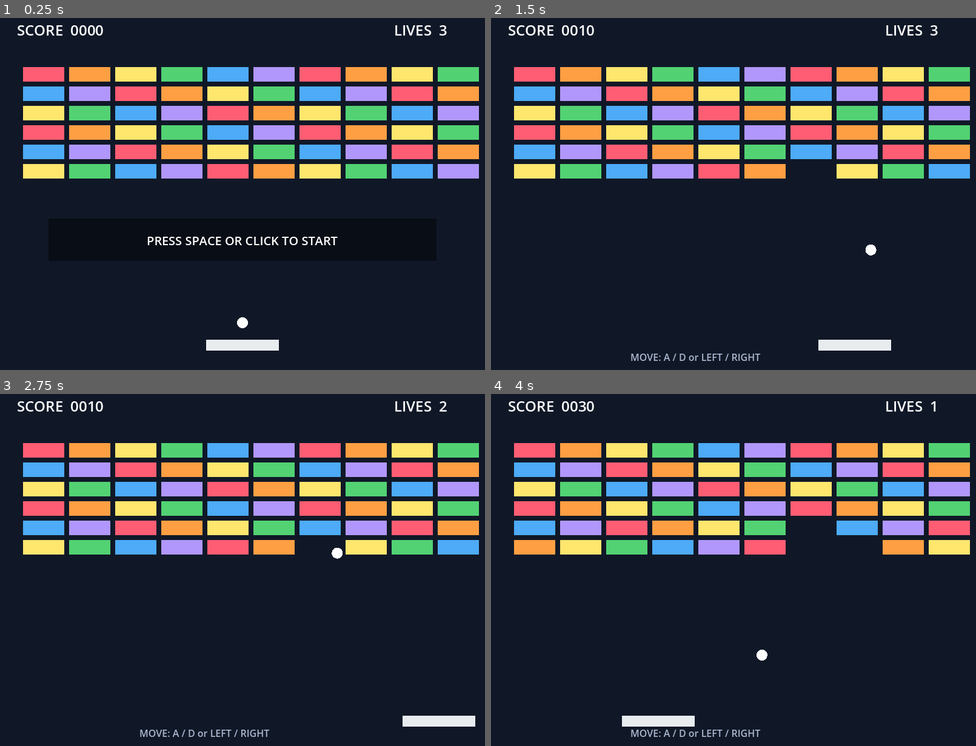
Above: before the commit, frames 1-4 (two rows, left to right).
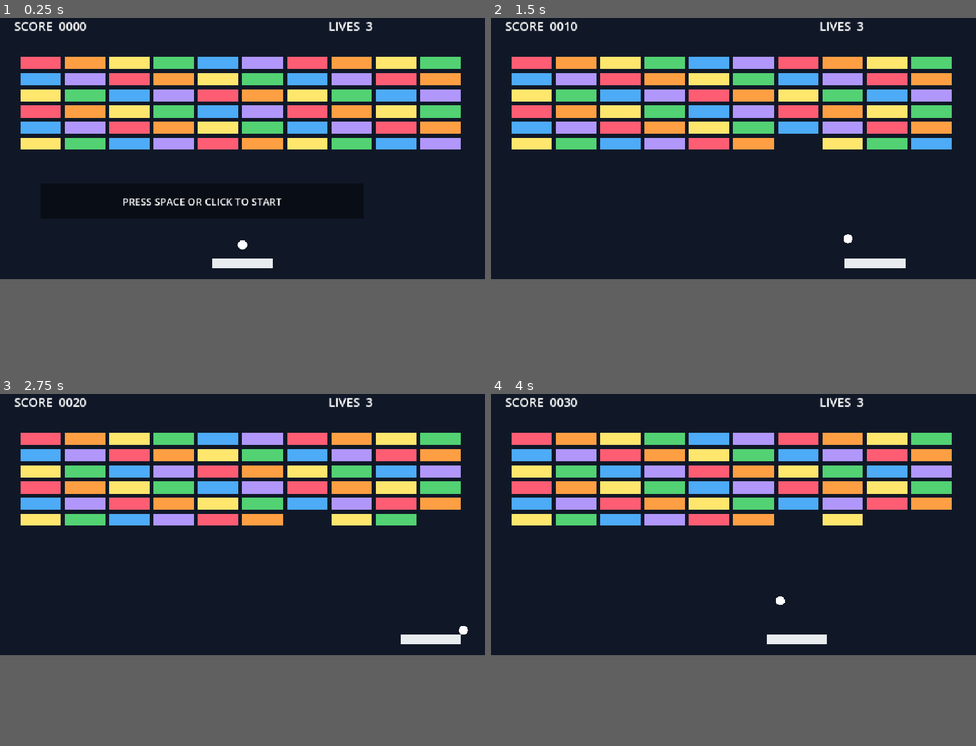
Above: after the commit, the same moments.

Repository: ittokunvim/example-godot
Game: Godot game, scene res://main.tscn
The game is run twice, just before and just after one commit, with the same random seed, the same clock (stepped at 60 frames per second) and the same inputs.
Inputs (mouse positions are in pixels of both pictures, inside the frame that each line leads up to):
- Up to frame 1 (0.25 s): no input
- Up to frame 2 (1.5 s): tap Enter (ui_accept) at 0.5, 0.77 s; move the mouse to (840, 169) at 0.52 s; hold D (move_right) 0.53-1.28 s; click (840, 169) at 0.67 s; move the mouse to (636, 208) at 1.27 s; hold A (move_left) from 1.28 s (still down)
- Up to frame 3 (2.75 s): tap Enter (ui_accept) at 1.52 s; move the mouse to (291, 485) at 2.02 s; release A (move_left) at 2.03 s; hold D (move_right) from 2.03 s (still down)
- Up to frame 4 (4 s): move the mouse to (709, 636) at 2.77 s; click (709, 636) at 2.92 s; tap Enter (ui_accept) at 3.02, 3.77 s; move the mouse to (879, 619) at 3.52 s; release D (move_right) at 3.53 s; hold A (move_left) from 3.53 s (still down)
The window is 800x600 before the commit and 800x450 after it. Grey fills any space a smaller window leaves; there, only what the larger window draws over its background counts as a difference.

The runs differ from the first frame. In frame 1, 30% of the frame differs, in the area x 3-99%, y 1-95%; in frame 2, 29%; in frame 3, 29%; in frame 4, 28%.

Commit message:
fix: breakout Changed window size
Close: #19

Diff:
--- a/breakout/game.gd
+++ b/breakout/game.gd
@@ -1,14 +1,14 @@
 extends Node2D
 
-const SCREEN_SIZE := Vector2(800.0, 600.0)
+const SCREEN_SIZE := Vector2(960.0, 540.0)
 const BALL_RADIUS := 9.0
 const BALL_SPEED := 430.0
 const PADDLE_SIZE := Vector2(120.0, 18.0)
-const PADDLE_Y := 550.0
+const PADDLE_Y := 500.0
 const PADDLE_SPEED := 620.0
-const BRICK_SIZE := Vector2(68.0, 24.0)
+const BRICK_SIZE := Vector2(80.0, 24.0)
 const BRICK_GAP := 8.0
-const BRICK_ORIGIN := Vector2(38.0, 100.0)
+const BRICK_ORIGIN := Vector2(40.0, 100.0)
 const BRICK_COLORS := [
 	Color("#ff5d73"), Color("#ff9f43"), Color("#ffe66d"),
 	Color("#52d273"), Color("#4dabf7"), Color("#b197fc")
--- a/breakout/project.godot
+++ b/breakout/project.godot
@@ -16,8 +16,8 @@
 
 [display]
 
-window/size/viewport_width=800
-window/size/viewport_height=600
+window/size/viewport_width=960
+window/size/viewport_height=540
 window/size/window_width_override=800
 window/size/window_height_override=600
 window/stretch/mode="canvas_items"
